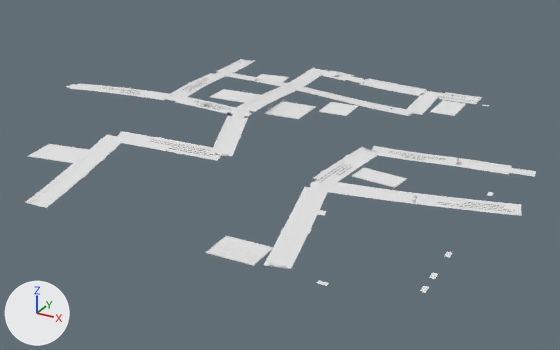
An edit to the FBX model FacilityOps/Assets/_Game/World/SantaAurora/OldTown/Imported/SA_M01_01_S00_03/Roads.fbx, drawn before and after from the same camera.
Camera for both pictures: a 50 mm camera at (-2683.0, -2489.0, 181.0) aimed at (-2879.0, -2133.0, 2.0). Arrows for +X, +Y and +Z are at lower left; the lights stay in place. The picture after the commit comes second. Vertices at exactly the same position are counted once.

In view in the first picture: 'EXPORT_OT_Roads_SA_M01_01_S00_03'.
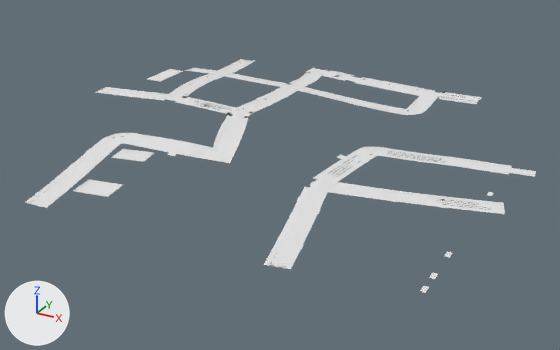
Pixel boxes (x1, y1, x2, y2) of what changed, in the pictures (560 x 350 px; the box of a moved part takes in the faces that stretch with it):
part 1 of me_ot_roads_sa_m01_01_s00_03_002, moved or reshaped (not visible afterwards)
    before: (318, 102, 358, 116)
part 2 of me_ot_roads_sa_m01_01_s00_03_002, moved or reshaped (not visible afterwards)
    before: (430, 100, 466, 116)
part 3 of me_ot_roads_sa_m01_01_s00_03_002, moved or reshaped (not visible afterwards)
    before: (258, 74, 289, 82)
part 4 of me_ot_roads_sa_m01_01_s00_03_002, moved or reshaped (not visible before)
    after: (147, 69, 183, 82)
part 5 of me_ot_roads_sa_m01_01_s00_03_002, moved or reshaped
    before: (304, 229, 311, 234)
    after: (296, 244, 304, 250)
part 6 of me_ot_roads_sa_m01_01_s00_03_002, deleted
    before: (98, 73, 426, 286)
part 7 of me_ot_roads_sa_m01_01_s00_03_002, moved or reshaped
    before: (28, 71, 464, 178)
    after: (59, 68, 464, 197)
part 8 of me_ot_roads_sa_m01_01_s00_03_002, moved or reshaped
    before: (277, 146, 522, 251)
    after: (274, 146, 505, 259)
part 9 of me_ot_roads_sa_m01_01_s00_03_002, surface changed
    both: (67, 71, 505, 269)

The change, as a list of edits to the scene's bpy script:
```text
Change me_ot_roads_sa_m01_01_s00_03_002:
    used by ob_export_ot_roads_sa_m01_01_s00_03; location = (0.0, 0.0, 0.0)
    remove me_ot_roads_sa_m01_01_s00_03_002.from_pydata(...)  # 4657 vertices, 2663 faces; spans x -3032.0..-2740.0, y -2258.0..-1992.0, z 17.0..35.0
    add me_ot_roads_sa_m01_01_s00_03_002.from_pydata(...)  # 4439 vertices, 2691 faces; spans x -3007.0..-2745.0, y -2258.0..-1992.0, z 18.0..35.0
    me_ot_roads_sa_m01_01_s00_03_002 part 1: the loose piece of 8 vertices spanning x -2885.0..-2865.0, y -2075.0..-2053.0, z 22.0..23.0 is scaled about its middle by (0.16, 0.0651, 0.109), then moved by (-1.0, 63.0, -1.0), in mat_asfalto_gasto
    me_ot_roads_sa_m01_01_s00_03_002 part 2: the loose piece of 8 vertices spanning x -2825.0..-2809.0, y -2036.0..-2009.0, z 20.0 is scaled about its middle by (0.114, 0.0452, 0.0125), then moved by (-30.0, 26.0, 1.0), in mat_decal_oleo (dark grey #2c2c30)
    me_ot_roads_sa_m01_01_s00_03_002 part 3: the loose piece of 8 vertices spanning x -2951.0..-2928.0, y -2046.0..-2028.0, z 26.0 is scaled about its middle by (-0.147, -0.0821, 0.109), then moved by (101.0, 35.0, -5.0), in mat_asfalto_gasto
    me_ot_roads_sa_m01_01_s00_03_002 part 4: the loose piece of 8 vertices spanning x -3000.0..-2998.0, y -2127.0..-2126.0, z 35.0 is multiplied about its middle by the matrix ((-11.774, 14.528, 0.0), (14.528, 11.774, 0.0), (0.0, 0.0, -18.7)), then moved by (1.0, 48.0, -4.0)
    me_ot_roads_sa_m01_01_s00_03_002 part 5: the loose piece of 4 vertices spanning x -2822.0..-2819.0, y -2217.0..-2212.0, z 19.0 is moved by (3.0, -14.0, 0.0)
    me_ot_roads_sa_m01_01_s00_03_002 part 6: 62 loose pieces with 498 vertices, spanning x -3000.0..-2793.0, y -2251.0..-2006.0, z 17.0..35.0, are deleted
    me_ot_roads_sa_m01_01_s00_03_002 part 7: 443 vertices moved from x -2993.0..-2818.0, y -2225.0..-1993.0, z 20.0..35.0 to x -2990.0..-2818.0, y -2226.0..-1992.0, z 20.0..35.0; 963 vertices removed from x -3032.0..-2818.0, y -2227.0..-1993.0, z 20.0..35.0; 1257 vertices added at x -3007.0..-2817.0, y -2236.0..-1992.0, z 20.0..35.0
    me_ot_roads_sa_m01_01_s00_03_002 part 8: 99 vertices moved within x -2840.0..-2763.0, y -2221.0..-2107.0, z 19.0..23.0; 206 vertices removed from x -2839.0..-2740.0, y -2237.0..-2102.0, z 18.0..23.0; 192 vertices added at x -2838.0..-2747.0, y -2236.0..-2106.0, z 18.0..23.0
    me_ot_roads_sa_m01_01_s00_03_002 part 9: 570 kept faces spanning x -2983.0..-2748.0, y -2258.0..-1992.0, z 18.0..35.0 get new texture (UV) coordinates
    other edits to the shape of me_ot_roads_sa_m01_01_s00_03_002 do not show in these pictures
```
